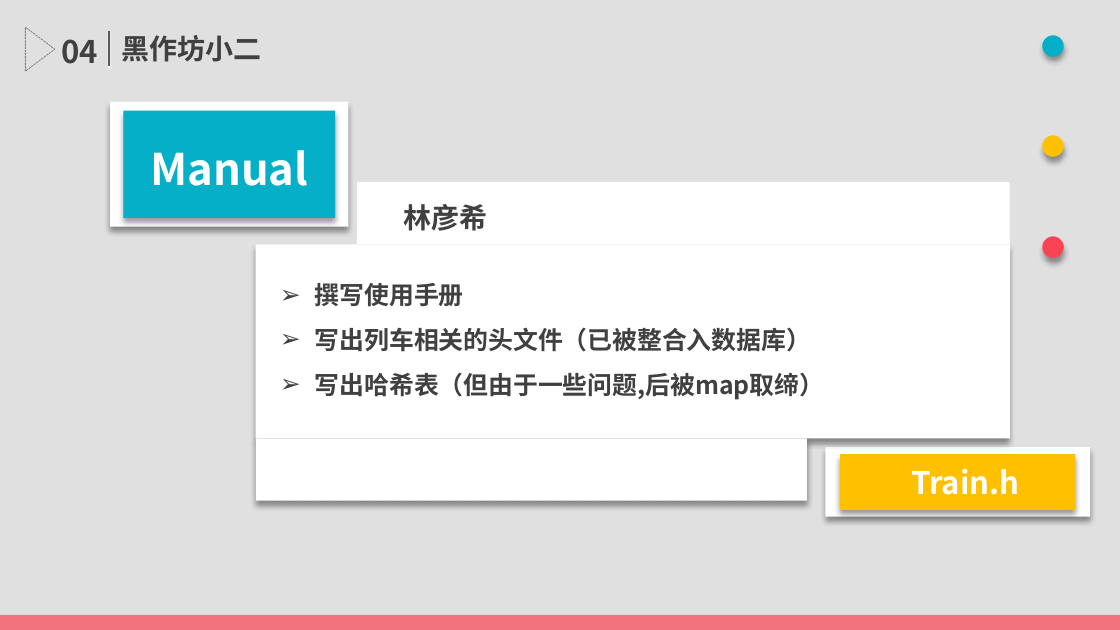
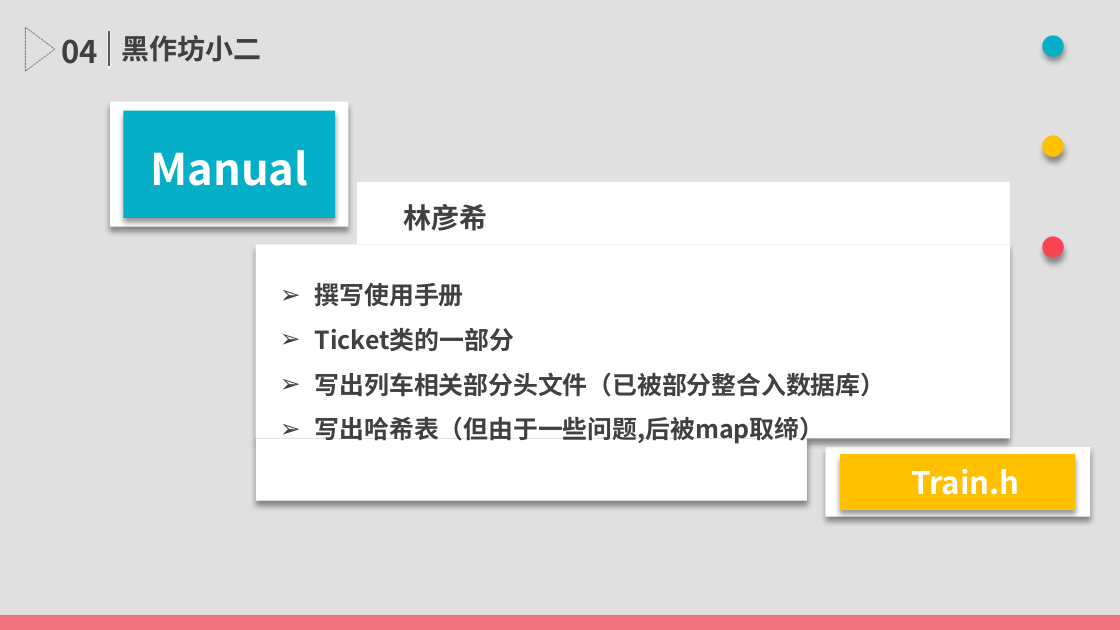
Before and after one commit to TimerChen/TrainTickets, a slide deck: slide 19 of Presentation/presentation.pptx. Drawn at 1120x630 pixels with LibreOffice and Linux fonts; fonts in the diff are those of the drawing. Boxes give left, top, right and bottom in pixels: in the first picture for what was removed or moved away, otherwise in the second. Text is boxed around its words. In the diff, an @@ line names an element or a change of style, - is before the commit and + after.

```diff
--- a/Presentation/presentation.pptx
+++ b/Presentation/presentation.pptx
@@ text at [315, 328, 885, 397]: text changed @@
-➢ 写出列车相关的头文件（已被整合入数据库）
+➢ Ticket类的一部分
+➢ 写出列车相关部分头文件（已被部分整合入数据库）
```
Also in this commit, not shown: 1 other slide changed, 14 other files.
